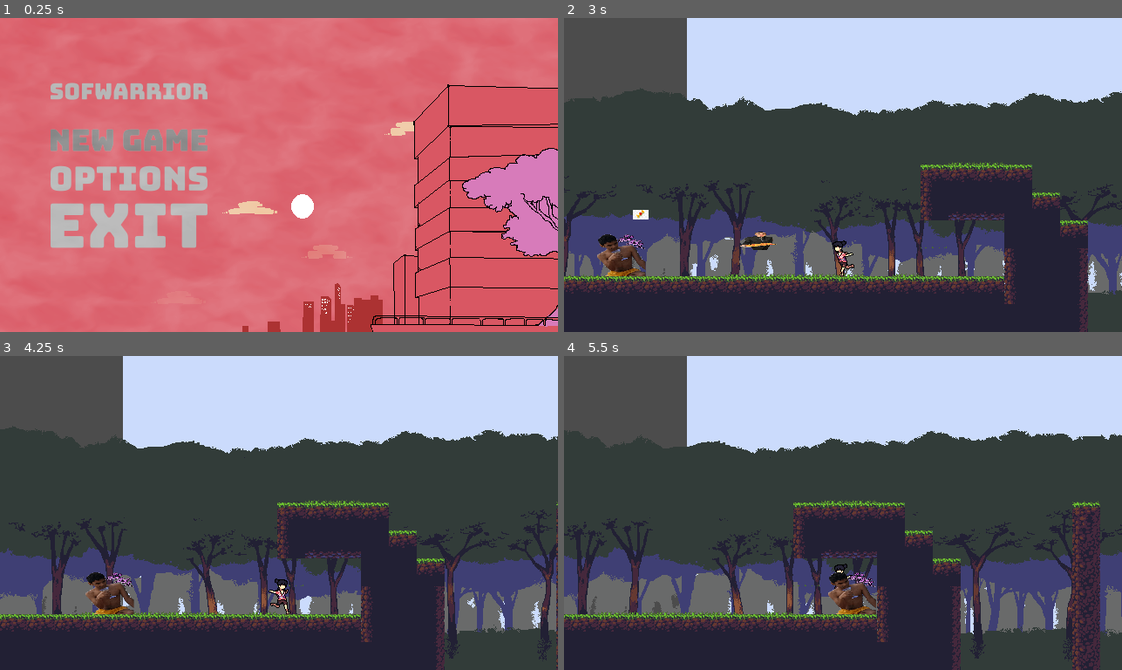
Above: before the commit, frames 1-4 (two rows, left to right).
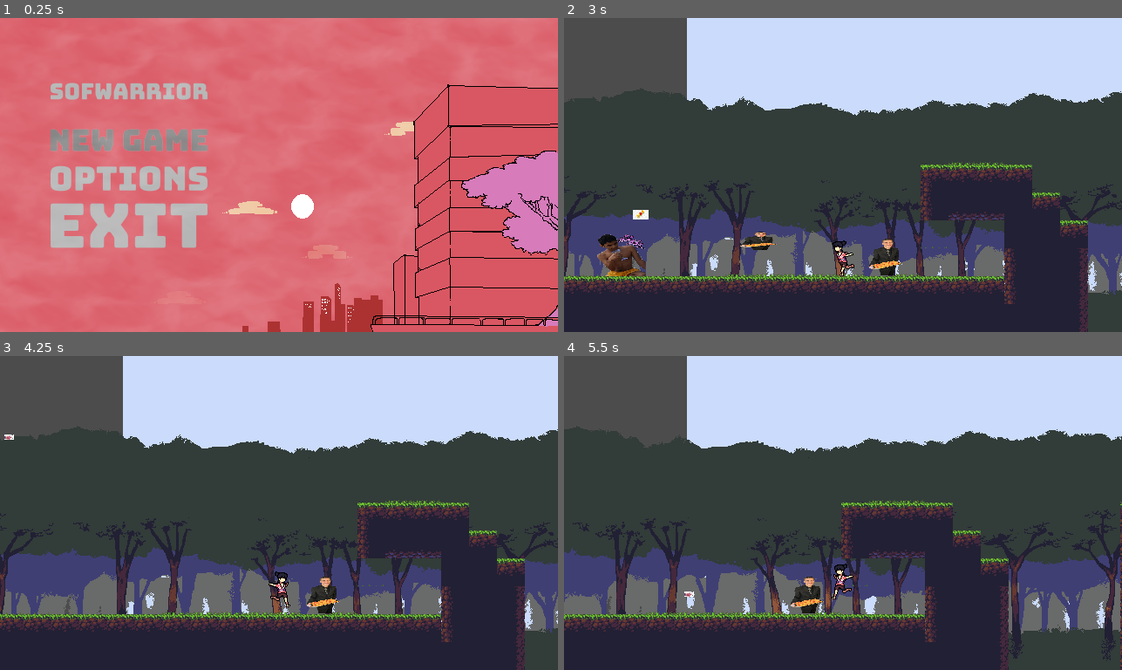
Above: after the commit, the same moments.

Repository: marcelo-lemos/Softwarrior
Game: Godot game, scene res://Nodes/UI/TitleScreen.tscn
The game is run twice, just before and just after one commit, with the same random seed, the same clock (stepped at 60 frames per second) and the same inputs. The engine's default icon, where the game draws it, is replaced by a stand-in: a white triangle on a blue panel in a dark square. Sound files missing from this copy of the repository are replaced by a short silence.
Inputs (mouse positions are in pixels of both pictures, inside the frame that each line leads up to):
- Up to frame 1 (0.25 s): no input
- Up to frame 2 (3 s): click (692, 140) at 0.5 s; tap Enter (ui_accept) at 1.25 s; hold X (attack) 1.28-2.03 s; hold Right (ui_right) 1.28-2.78 s; tap Z (jump) at 1.52, 2.27 s; tap A (fire) at 1.55, 2.1 s; tap X (attack) at 2.3 s; hold Left (ui_left) from 2.78 s (still down); hold X (attack) from 2.78 s (still down)
- Up to frame 3 (4.25 s): tap A (fire) at 3.05 s; release Left (ui_left) at 3.53 s; release X (attack) at 3.53 s; hold Right (ui_right) from 3.53 s (still down); tap C (dash) at 3.6 s; tap Z (jump) at 3.77 s; tap X (attack) at 3.8 s
- Up to frame 4 (5.5 s): hold A (fire) 4.28-5.03 s; tap Z (jump) at 4.52, 5.27 s; release Right (ui_right) at 5.03 s; hold Left (ui_left) from 5.03 s (still down); tap X (attack) at 5.1 s

The runs differ from the first frame. In frame 1, 0.5% of the frame differs, in the area x 82-100%, y 41-77%; in frame 2, 0.4%; in frame 3, 26%, in the area x 0-100%, y 22-100%; in frame 4, 24%.

Commit message:
abyss death and shuriken recovery mechanics

Diff:
--- a/game/Nodes/Characters/Enemies/GroundShooter.gd
+++ b/game/Nodes/Characters/Enemies/GroundShooter.gd
@@ -13,7 +13,7 @@
 var shot_direction = Vector2(-1, 0)
 
 #control
-var health = 1
+var health = 20
 var is_dead = false
 
 func _ready():
--- a/game/Nodes/Characters/Enemies/GroundShooter.tscn
+++ b/game/Nodes/Characters/Enemies/GroundShooter.tscn
@@ -24,9 +24,7 @@
 
 [node name="GroundShooter" type="Node2D"]
 
-[node name="GenericCharacter" parent="." groups=[
-"enemy",
-] instance=ExtResource( 1 )]
+[node name="GenericCharacter" parent="." instance=ExtResource( 1 )]
 collision_layer = 4
 collision_mask = 2
 script = ExtResource( 2 )
--- a/game/Nodes/Characters/Enemies/VeryAngryRunner.gd
+++ b/game/Nodes/Characters/Enemies/VeryAngryRunner.gd
@@ -21,7 +21,7 @@
 #var shot_direction = Vector2(-1, 0)
 
 #control
-var health = 10
+var health = 1
 var is_dead = false
 var player_on_sight = false
 var player = null
--- a/game/Nodes/Characters/Enemies/VeryAngryRunner.tscn
+++ b/game/Nodes/Characters/Enemies/VeryAngryRunner.tscn
@@ -23,9 +23,7 @@
 
 [node name="VeryAngryRunner" type="Node2D"]
 
-[node name="GenericCharacter" parent="." groups=[
-"enemy",
-] instance=ExtResource( 1 )]
+[node name="GenericCharacter" parent="." instance=ExtResource( 1 )]
 collision_layer = 4
 collision_mask = 2
 script = ExtResource( 2 )
--- a/game/Nodes/Characters/Player/DashAttack.gd
+++ b/game/Nodes/Characters/Player/DashAttack.gd
@@ -2,6 +2,7 @@
 
 var attack_type =  {'damage': 1, 'animation': 'dash_attack'}
 const DASH_ATTACK_SLOWDOWN = 25
+const BUILD_SHURIKEN = 2
 
 func enter():
 	print("Entered DASH_ATTACK")
--- a/game/Nodes/Characters/Player/GroundAttack.gd
+++ b/game/Nodes/Characters/Player/GroundAttack.gd
@@ -117,7 +117,3 @@
 			if !canceled:
 				print("a08rhiojsen9ionkl")
 				emit_signal("finished", "previous")
-
-func _on_HitBox_body_entered(body):
-	if body.is_in_group("enemy"):
-		body.take_damage(attack_current['damage'])
--- a/game/Nodes/Characters/Player/Motion.gd
+++ b/game/Nodes/Characters/Player/Motion.gd
@@ -7,8 +7,9 @@
 		#player.katana._change_state(0)
 		emit_signal("finished", "dash")
 
-	if event.is_action_pressed("fire") and player.shuriken_shots > 0:
-		player.shuriken_shots -= 0
+	if event.is_action_pressed("fire") and player.shurikens_count > 0:
+		player.shurikens_count -= 1
+		print("SHURIKENS: " + str(player.shurikens_count))
 		if player.going_right:
 			shuriken_spawner.fire(Vector2(1, 0), shuriken)
 		else:
--- a/game/Nodes/Characters/Player/Player.tscn
+++ b/game/Nodes/Characters/Player/Player.tscn
@@ -2,54 +2,54 @@
 
 [ext_resource path="res://Nodes/Characters/Player/PlayerController.gd" type="Script" id=1]
 [ext_resource path="res://Nodes/Characters/GenericCharacter.tscn" type="PackedScene" id=2]
-[ext_resource path="res://Assets/Sprites/MC/PlayerDashAttack1.png" type="Texture" id=3]
-[ext_resource path="res://Assets/Sprites/MC/PlayerDashAttack2.png" type="Texture" id=4]
-[ext_resource path="res://Assets/Sprites/MC/PlayerDashAttack3.png" type="Texture" id=5]
-[ext_resource path="res://Assets/Sprites/MC/PlayerDashAttack4.png" type="Texture" id=6]
-[ext_resource path="res://Assets/Sprites/MC/PlayerDashAttack5.png" type="Texture" id=7]
-[ext_resource path="res://Assets/Sprites/MC/PlayerDashAttack6.png" type="Texture" id=8]
-[ext_resource path="res://Assets/Sprites/MC/PlayerDashAttack7.png" type="Texture" id=9]
-[ext_resource path="res://Assets/Sprites/MC/PlayerDashAttack8.png" type="Texture" id=10]
-[ext_resource path="res://Assets/Sprites/MC/PlayerDash1.png" type="Texture" id=11]
-[ext_resource path="res://Assets/Sprites/MC/PlayerDash2.png" type="Texture" id=12]
-[ext_resource path="res://Assets/Sprites/MC/PlayerDash3.png" type="Texture" id=13]
-[ext_resource path="res://Assets/Sprites/MC/PlayerDash4.png" type="Texture" id=14]
-[ext_resource path="res://Assets/Sprites/MC/PlayerWall1.png" type="Texture" id=15]
-[ext_resource path="res://Assets/Sprites/MC/PlayerWall2.png" type="Texture" id=16]
-[ext_resource path="res://Assets/Sprites/MC/PlayerWall3.png" type="Texture" id=17]
-[ext_resource path="res://Assets/Sprites/MC/playerJumpUp.png" type="Texture" id=18]
-[ext_resource path="res://Assets/Sprites/MC/GroundComboFirst1.png" type="Texture" id=19]
-[ext_resource path="res://Assets/Sprites/MC/GroundComboFirst2.png" type="Texture" id=20]
-[ext_resource path="res://Assets/Sprites/MC/GroundComboFirst3.png" type="Texture" id=21]
-[ext_resource path="res://Assets/Sprites/MC/GroundComboFirst4.png" type="Texture" id=22]
-[ext_resource path="res://Assets/Sprites/MC/GroundComboFirst5.png" type="Texture" id=23]
-[ext_resource path="res://Assets/Sprites/MC/GroundComboFirst6.png" type="Texture" id=24]
-[ext_resource path="res://Assets/Sprites/MC/GroundComboFirst7.png" type="Texture" id=25]
-[ext_resource path="res://Assets/Sprites/MC/GroundComboSecond.1.png" type="Texture" id=26]
-[ext_resource path="res://Assets/Sprites/MC/GroundComboSecond.2.png" type="Texture" id=27]
-[ext_resource path="res://Assets/Sprites/MC/GroundComboSecond.3.png" type="Texture" id=28]
-[ext_resource path="res://Assets/Sprites/MC/GroundComboSecond.4.png" type="Texture" id=29]
-[ext_resource path="res://Assets/Sprites/MC/GroundComboSecond.5.png" type="Texture" id=30]
-[ext_resource path="res://Assets/Sprites/MC/GroundComboSecond.6.png" type="Texture" id=31]
-[ext_resource path="res://Assets/Sprites/MC/GroundComboSecond.7.png" type="Texture" id=32]
-[ext_resource path="res://Assets/Sprites/MC/PlayerRun1.png" type="Texture" id=33]
-[ext_resource path="res://Assets/Sprites/MC/PlayerRun2.png" type="Texture" id=34]
-[ext_resource path="res://Assets/Sprites/MC/PlayerRun3.png" type="Texture" id=35]
-[ext_resource path="res://Assets/Sprites/MC/PlayerRun4.png" type="Texture" id=36]
-[ext_resource path="res://Assets/Sprites/MC/PlayerRun5.png" type="Texture" id=37]
-[ext_resource path="res://Assets/Sprites/MC/PlayerRun6.png" type="Texture" id=38]
-[ext_resource path="res://Assets/Sprites/MC/PlayerRun7.png" type="Texture" id=39]
-[ext_resource path="res://Assets/Sprites/MC/PlayerRun8.png" type="Texture" id=40]
-[ext_resource path="res://Assets/Sprites/MC/PlayerRun9.png" type="Texture" id=41]
-[ext_resource path="res://Assets/Sprites/MC/PlayerRun10.png" type="Texture" id=42]
-[ext_resource path="res://Assets/Sprites/MC/PlayerRun11.png" type="Texture" id=43]
-[ext_resource path="res://Assets/Sprites/MC/playerJumpDown.png" type="Texture" id=44]
-[ext_resource path="res://Assets/Sprites/MC/PlayerIdle1.png" type="Texture" id=45]
-[ext_resource path="res://Assets/Sprites/MC/PlayerIdle2.png" type="Texture" id=46]
-[ext_resource path="res://Assets/Sprites/MC/PlayerIdle3.png" type="Texture" id=47]
-[ext_resource path="res://Assets/Sprites/MC/PlayerIdle4.png" type="Texture" id=48]
-[ext_resource path="res://Assets/Sprites/MC/PlayerIdle5.png" type="Texture" id=49]
-[ext_resource path="res://Assets/Sprites/MC/PlayerIdle6.png" type="Texture" id=50]
+[ext_resource path="res://Assets/Sprites/MC/GroundComboSecond.1.png" type="Texture" id=3]
+[ext_resource path="res://Assets/Sprites/MC/GroundComboSecond.2.png" type="Texture" id=4]
+[ext_resource path="res://Assets/Sprites/MC/GroundComboSecond.3.png" type="Texture" id=5]
+[ext_resource path="res://Assets/Sprites/MC/GroundComboSecond.4.png" type="Texture" id=6]
+[ext_resource path="res://Assets/Sprites/MC/GroundComboSecond.5.png" type="Texture" id=7]
+[ext_resource path="res://Assets/Sprites/MC/GroundComboSecond.6.png" type="Texture" id=8]
+[ext_resource path="res://Assets/Sprites/MC/GroundComboSecond.7.png" type="Texture" id=9]
+[ext_resource path="res://Assets/Sprites/MC/PlayerRun1.png" type="Texture" id=10]
+[ext_resource path="res://Assets/Sprites/MC/PlayerRun2.png" type="Texture" id=11]
+[ext_resource path="res://Assets/Sprites/MC/PlayerRun3.png" type="Texture" id=12]
+[ext_resource path="res://Assets/Sprites/MC/PlayerRun4.png" type="Texture" id=13]
+[ext_resource path="res://Assets/Sprites/MC/PlayerRun5.png" type="Texture" id=14]
+[ext_resource path="res://Assets/Sprites/MC/PlayerRun6.png" type="Texture" id=15]
+[ext_resource path="res://Assets/Sprites/MC/PlayerRun7.png" type="Texture" id=16]
+[ext_resource path="res://Assets/Sprites/MC/PlayerRun8.png" type="Texture" id=17]
+[ext_resource path="res://Assets/Sprites/MC/PlayerRun9.png" type="Texture" id=18]
+[ext_resource path="res://Assets/Sprites/MC/PlayerRun10.png" type="Texture" id=19]
+[ext_resource path="res://Assets/Sprites/MC/PlayerRun11.png" type="Texture" id=20]
+[ext_resource path="res://Assets/Sprites/MC/playerJumpUp.png" type="Texture" id=21]
+[ext_resource path="res://Assets/Sprites/MC/playerJumpDown.png" type="Texture" id=22]
+[ext_resource path="res://Assets/Sprites/MC/PlayerIdle1.png" type="Texture" id=23]
+[ext_resource path="res://Assets/Sprites/MC/PlayerIdle2.png" type="Texture" id=24]
+[ext_resource path="res://Assets/Sprites/MC/PlayerIdle3.png" type="Texture" id=25]
+[ext_resource path="res://Assets/Sprites/MC/PlayerIdle4.png" type="Texture" id=26]
+[ext_resource path="res://Assets/Sprites/MC/PlayerIdle5.png" type="Texture" id=27]
+[ext_resource path="res://Assets/Sprites/MC/PlayerIdle6.png" type="Texture" id=28]
+[ext_resource path="res://Assets/Sprites/MC/GroundComboFirst1.png" type="Texture" id=29]
+[ext_resource path="res://Assets/Sprites/MC/GroundComboFirst2.png" type="Texture" id=30]
+[ext_resource path="res://Assets/Sprites/MC/GroundComboFirst3.png" type="Texture" id=31]
+[ext_resource path="res://Assets/Sprites/MC/GroundComboFirst4.png" type="Texture" id=32]
+[ext_resource path="res://Assets/Sprites/MC/GroundComboFirst5.png" type="Texture" id=33]
+[ext_resource path="res://Assets/Sprites/MC/GroundComboFirst6.png" type="Texture" id=34]
+[ext_resource path="res://Assets/Sprites/MC/GroundComboFirst7.png" type="Texture" id=35]
+[ext_resource path="res://Assets/Sprites/MC/PlayerDash1.png" type="Texture" id=36]
+[ext_resource path="res://Assets/Sprites/MC/PlayerDash2.png" type="Texture" id=37]
+[ext_resource path="res://Assets/Sprites/MC/PlayerDash3.png" type="Texture" id=38]
+[ext_resource path="res://Assets/Sprites/MC/PlayerDash4.png" type="Texture" id=39]
+[ext_resource path="res://Assets/Sprites/MC/PlayerDashAttack1.png" type="Texture" id=40]
+[ext_resource path="res://Assets/Sprites/MC/PlayerDashAttack2.png" type="Texture" id=41]
+[ext_resource path="res://Assets/Sprites/MC/PlayerDashAttack3.png" type="Texture" id=42]
+[ext_resource path="res://Assets/Sprites/MC/PlayerDashAttack4.png" type="Texture" id=43]
+[ext_resource path="res://Assets/Sprites/MC/PlayerDashAttack5.png" type="Texture" id=44]
+[ext_resource path="res://Assets/Sprites/MC/PlayerDashAttack6.png" type="Texture" id=45]
+[ext_resource path="res://Assets/Sprites/MC/PlayerDashAttack7.png" type="Texture" id=46]
+[ext_resource path="res://Assets/Sprites/MC/PlayerDashAttack8.png" type="Texture" id=47]
+[ext_resource path="res://Assets/Sprites/MC/PlayerWall1.png" type="Texture" id=48]
+[ext_resource path="res://Assets/Sprites/MC/PlayerWall2.png" type="Texture" id=49]
+[ext_resource path="res://Assets/Sprites/MC/PlayerWall3.png" type="Texture" id=50]
 [ext_resource path="res://Nodes/Combat/Katana.tscn" type="PackedScene" id=51]
 [ext_resource path="res://Nodes/Combat/genericShooter.gd" type="Script" id=52]
 [ext_resource path="res://Nodes/Characters/Player/PlayerStateMachine.gd" type="Script" id=53]
@@ -67,49 +67,49 @@
 
 [sub_resource type="SpriteFrames" id=1]
 animations = [ {
-"frames": [ ExtResource( 3 ), ExtResource( 4 ), ExtResource( 5 ), ExtResource( 6 ), ExtResource( 7 ), ExtResource( 8 ), ExtResource( 9 ), ExtResource( 10 ) ],
+"frames": [ ExtResource( 3 ), ExtResource( 4 ), ExtResource( 5 ), ExtResource( 6 ), ExtResource( 7 ), ExtResource( 8 ), ExtResource( 9 ) ],
+"loop": false,
+"name": "GroundCombo2",
+"speed": 30.0
+}, {
+"frames": [ ExtResource( 10 ), ExtResource( 11 ), ExtResource( 12 ), ExtResource( 13 ), ExtResource( 14 ), ExtResource( 15 ), ExtResource( 16 ), ExtResource( 17 ), ExtResource( 18 ), ExtResource( 19 ), ExtResource( 20 ) ],
+"loop": true,
+"name": "Run",
+"speed": 5.0
+}, {
+"frames": [ ExtResource( 21 ) ],
+"loop": true,
+"name": "JumpUp",
+"speed": 5.0
+}, {
+"frames": [ ExtResource( 22 ) ],
+"loop": true,
+"name": "JumpDown",
+"speed": 5.0
+}, {
+"frames": [ ExtResource( 23 ), ExtResource( 24 ), ExtResource( 25 ), ExtResource( 26 ), ExtResource( 27 ), ExtResource( 28 ) ],
+"loop": true,
+"name": "Idle",
+"speed": 5.0
+}, {
+"frames": [ ExtResource( 29 ), ExtResource( 30 ), ExtResource( 31 ), ExtResource( 32 ), ExtResource( 33 ), ExtResource( 34 ), ExtResource( 35 ) ],
+"loop": false,
+"name": "GroundCombo1",
+"speed": 25.0
+}, {
+"frames": [ ExtResource( 36 ), ExtResource( 37 ), ExtResource( 38 ), ExtResource( 39 ) ],
+"loop": true,
+"name": "Dash",
+"speed": 5.0
+}, {
+"frames": [ ExtResource( 40 ), ExtResource( 41 ), ExtResource( 42 ), ExtResource( 43 ), ExtResource( 44 ), ExtResource( 45 ), ExtResource( 46 ), ExtResource( 47 ) ],
 "loop": false,
 "name": "DashAttack",
 "speed": 23.0
 }, {
-"frames": [ ExtResource( 11 ), ExtResource( 12 ), ExtResource( 13 ), ExtResource( 14 ) ],
-"loop": true,
-"name": "Dash",
-"speed": 5.0
-}, {
-"frames": [ ExtResource( 15 ), ExtResource( 16 ), ExtResource( 17 ) ],
+"frames": [ ExtResource( 48 ), ExtResource( 49 ), ExtResource( 50 ) ],
 "loop": true,
 "name": "Wall",
-"speed": 5.0
-}, {
-"frames": [ ExtResource( 18 ) ],
-"loop": true,
-"name": "JumpUp",
-"speed": 5.0
-}, {
-"frames": [ ExtResource( 19 ), ExtResource( 20 ), ExtResource( 21 ), ExtResource( 22 ), ExtResource( 23 ), ExtResource( 24 ), ExtResource( 25 ) ],
-"loop": false,
-"name": "GroundCombo1",
-"speed": 25.0
-}, {
-"frames": [ ExtResource( 26 ), ExtResource( 27 ), ExtResource( 28 ), ExtResource( 29 ), ExtResource( 30 ), ExtResource( 31 ), ExtResource( 32 ) ],
-"loop": false,
-"name": "GroundCombo2",
-"speed": 30.0
-}, {
-"frames": [ ExtResource( 33 ), ExtResource( 34 ), ExtResource( 35 ), ExtResource( 36 ), ExtResource( 37 ), ExtResource( 38 ), ExtResource( 39 ), ExtResource( 40 ), ExtResource( 41 ), ExtResource( 42 ), ExtResource( 43 ) ],
-"loop": true,
-"name": "Run",
-"speed": 5.0
-}, {
-"frames": [ ExtResource( 44 ) ],
-"loop": true,
-"name": "JumpDown",
-"speed": 5.0
-}, {
-"frames": [ ExtResource( 45 ), ExtResource( 46 ), ExtResource( 47 ), ExtResource( 48 ), ExtResource( 49 ), ExtResource( 50 ) ],
-"loop": true,
-"name": "Idle",
 "speed": 5.0
 } ]
 
--- a/game/Nodes/Characters/Player/PlayerController.gd
+++ b/game/Nodes/Characters/Player/PlayerController.gd
@@ -3,7 +3,10 @@
 const GRAVITY = 40.0
 const NORMAL = Vector2(0,-1)
 const KNOCKBACK_POWER = -150
-
+const ABYSS_LIMIT = 80
+const MAX_SHURIKEN = 5
+const GET_SHURIKEN = 10
+const SHURIKEN_ATTACK_BUILD_VALUE = 2
 var health = 20
 var going_right = true
 
@@ -16,11 +19,19 @@
 #gameplay vars
 var has_dash = true
 var has_double_jump = true
-var shuriken_shots = 4
+var shurikens_count = MAX_SHURIKEN
+var shuriken_build_up = 0
 var iframed = false
+
+func _ready():
+	katana.connect("enemy_hit", self, "enemy_hit")
 
 func _process(delta):
 	velocity = body.move_and_slide(velocity, NORMAL)
+
+
+	if body.global_position.y > ABYSS_LIMIT:
+		die()
 
 func take_damage(damage, positionX):
 	if !iframed:
@@ -48,3 +59,12 @@
 func _on_HitBoxDamage_area_entered(area):
 	if area.is_in_group("enemy"):
 		take_damage(1, area.position.x)
+
+func enemy_hit():
+	shuriken_build_up += SHURIKEN_ATTACK_BUILD_VALUE
+	print("BUILD", shuriken_build_up)
+	if shuriken_build_up >= 10:
+		shuriken_build_up = 0
+		if shurikens_count < MAX_SHURIKEN:
+			print("DALE")
+			shurikens_count += 1
--- a/game/Nodes/Combat/Katana.gd
+++ b/game/Nodes/Combat/Katana.gd
@@ -1,7 +1,12 @@
 extends Node2D
+
+signal enemy_hit
+
+const BUILD_SHURIKEN = 2
 
 onready var animation_player = get_node("AnimationPlayer")
 onready var hit_box = get_node("HitBox")
+onready var player = get_node("../..")
 
 var current_attack = null
 
@@ -31,4 +36,6 @@
 
 func _on_HitBox_area_entered(area):
 	if area.is_in_group("enemy"):
+		print(area.name)
+		emit_signal("enemy_hit")
 		area.get_node("../").take_damage(current_attack['damage'], area.position.x)
--- a/game/Nodes/Stages/Stage1.tscn
+++ b/game/Nodes/Stages/Stage1.tscn
@@ -11,7 +11,7 @@
 [ext_resource path="res://Nodes/Stages/Checkpoint.tscn" type="PackedScene" id=9]
 [ext_resource path="res://Nodes/Collectables/Collectable.tscn" type="PackedScene" id=10]
 
-[node name="Stage1" index="0" instance=ExtResource( 1 )]
+[node name="Stage1" instance=ExtResource( 1 )]
 
 [node name="TileMap" type="TileMap" parent="." index="0"]
 position = Vector2( -24, -320 )
@@ -141,7 +141,6 @@
 
 [node name="PlayerSpawnPosition" parent="." index="6"]
 position = Vector2( 215.432, -242.532 )
-
 [connection signal="pressed" from="CanvasLayer/Pause/VBoxContainer/Button" to="CanvasLayer/Pause" method="_on_Button_pressed"]
 [connection signal="pressed" from="CanvasLayer/Pause/VBoxContainer/Button2" to="CanvasLayer/Pause" method="_on_Button2_pressed"]
 [connection signal="pressed" from="CanvasLayer/Pause/VBoxContainer/Button3" to="CanvasLayer/Pause" method="_on_Button3_pressed"]
--- a/game/Nodes/UI/TitleScreen.tscn
+++ b/game/Nodes/UI/TitleScreen.tscn
@@ -98,7 +98,7 @@
 [node name="Arvore" type="AnimatedSprite" parent="."]
 z_index = 3
 frames = SubResource( 1 )
-frame = 6
+frame = 4
 playing = true
 centered = false
 
@@ -208,6 +208,5 @@
 [node name="AudioStreamPlayer" type="AudioStreamPlayer" parent="."]
 stream = ExtResource( 25 )
 autoplay = true
-
 [connection signal="pressed" from="MarginContainer/VBoxContainer/VBoxContainer/TextureButton" to="." method="_on_TextureButton_pressed"]
 [connection signal="pressed" from="MarginContainer/VBoxContainer/VBoxContainer/TextureButton3" to="." method="_on_TextureButton3_pressed"]
Not shown: 1 places in game/Nodes/Characters/Player/Player.tscn that only renumber resources
